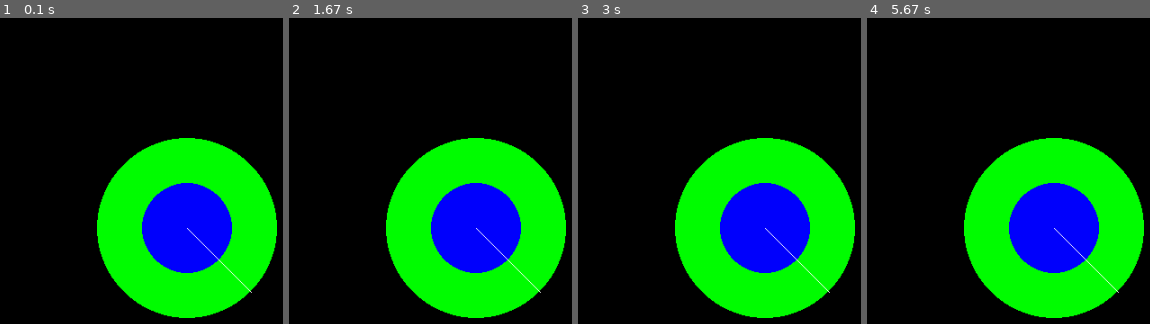
Above: before the commit, frames 1-4 (left to right).
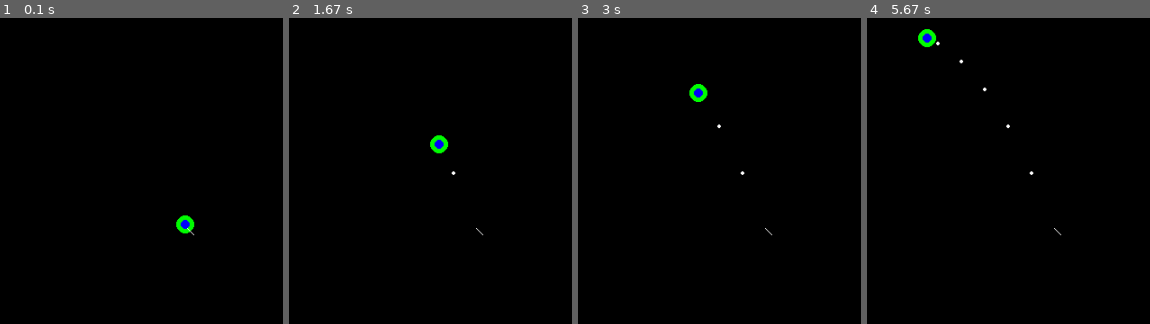
Above: after the commit, the same moments.

Repository: Helumpago/SimplePhysics
Game: pygame game, started from main.py
The game is run twice, just before and just after one commit, with the same random seed, the same clock (stepped at 60 frames per second) and the same inputs.
Inputs:
- Up to frame 1 (0.1 s): no input
- Up to frame 2 (1.67 s): no input
- Up to frame 3 (3 s): no input
- Up to frame 4 (5.67 s): no input

The runs differ from the first frame. In frame 1, 30% of the frame differs, in the area x 34-98%, y 39-99%; in frame 2, 30%; in frame 3, 30%; in frame 4, 30%, in the area x 18-98%, y 3-99%.

Commit message:
Reorganized Events such that there is now a container for them in all objects descending from BaseObj.

Diff:
--- a/base_obj.py
+++ b/base_obj.py
@@ -62,17 +62,17 @@
 		return len(self.children)
 
 """
-" Base class for all objects that can be placed in the scene graph
-" Defines an object that can do something during the model stage.
-"""
-class BaseObj(object):
+" Defines an object that can be placed in the scene graph but can not hold
+" 		any events
+"""
+class EventlessObject(object):
 	"""
 	" CONSTRUCTOR
 	" @param BaseObj parent: Object to which the new object should be parented.
 	" 		Expected to be either a BaseObj, subclass of BaseObj, or None
 	" @param string Name: Name for this object.
 	"""
-	def __init__(self, parent = None, Name = "Object"):
+	def __init__(self, parent = None, Name = "EventlessObject"):
 		object.__setattr__(self, "lock", threading.Semaphore())
 		self.children = NamedDictionary() # Set of children that belong to this object
 		self.Name = Name
@@ -196,3 +196,18 @@
 		print("%s" % self.Name)
 		for o in self.getChildren():
 			o.printChildren(depth + 1)
+
+"""
+" Base class for all objects that can be placed in the scene graph
+" 		and can act on events
+"""
+class BaseObj(EventlessObject):
+	"""
+	" CONSTRUCTOR
+	" @param BaseObj parent: Object to which the new object should be parented.
+	" 		Expected to be either a BaseObj, subclass of BaseObj, or None
+	" @param string Name: Name for this object.
+	"""
+	def __init__(self, parent = None, Name = "Object"):
+		EventlessObject.__init__(self, parent = parent, Name = Name)
+		self.events = EventlessObject(Name = "Events") # Container for all events this object can act on
--- a/main.py
+++ b/main.py
@@ -41,13 +41,13 @@
 	event.owner.scale.setValue(scale + event.dt/10000)
 
 w = PygameModel(fps = 60)
-v = PygameView(parent = w, scale = 10, size = (1000, 500))
+v = PygameView(parent = w, scale = 1, size = (1000, 500))
 c = Ball(parent = v, Name = "Main", pos = (0, 0), radius = 10, color = (0, 255, 0), velocity = (-25, -65))
 Ball(parent = c, color = (0, 0, 255), radius = 5, Name = "Center")
 PygameLine(parent = v, color = (255, 255, 255), pos = (0, 0), size = (7.071, 7.071))
 
-# c.onStep.regcb(setPos)
-# c.onStep.regcb(gravity)
+c.onStep.regcb(setPos)
+c.onStep.regcb(gravity)
 # v.onStep.regcb(zoom)
 
 w.events.getFirst("QUIT").regcb(v.close)
--- a/model.py
+++ b/model.py
@@ -24,7 +24,6 @@
 		self.onStep.regcb(self.step)
 		threading.Thread.__init__(self)
 		self.fps = fps
-		self.events = BaseObj(Name = "Events") # Container for all events that this object can trigger
 		Event(parent = self.events, Name = "QUIT") # Fired when the Model thread is ready to shut down
 		self.events.getFirst("QUIT").regcb(self.close).Name = "AutoClose"
 
